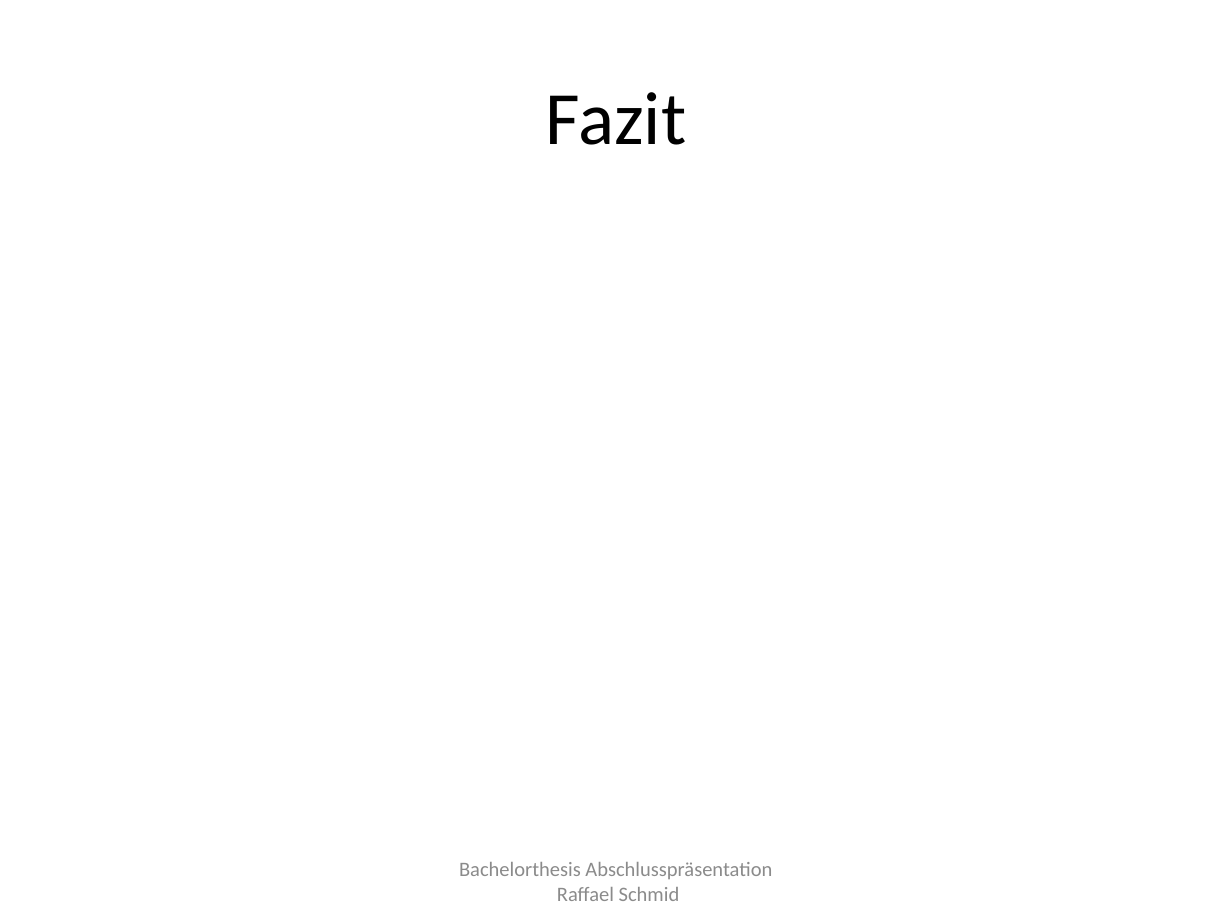
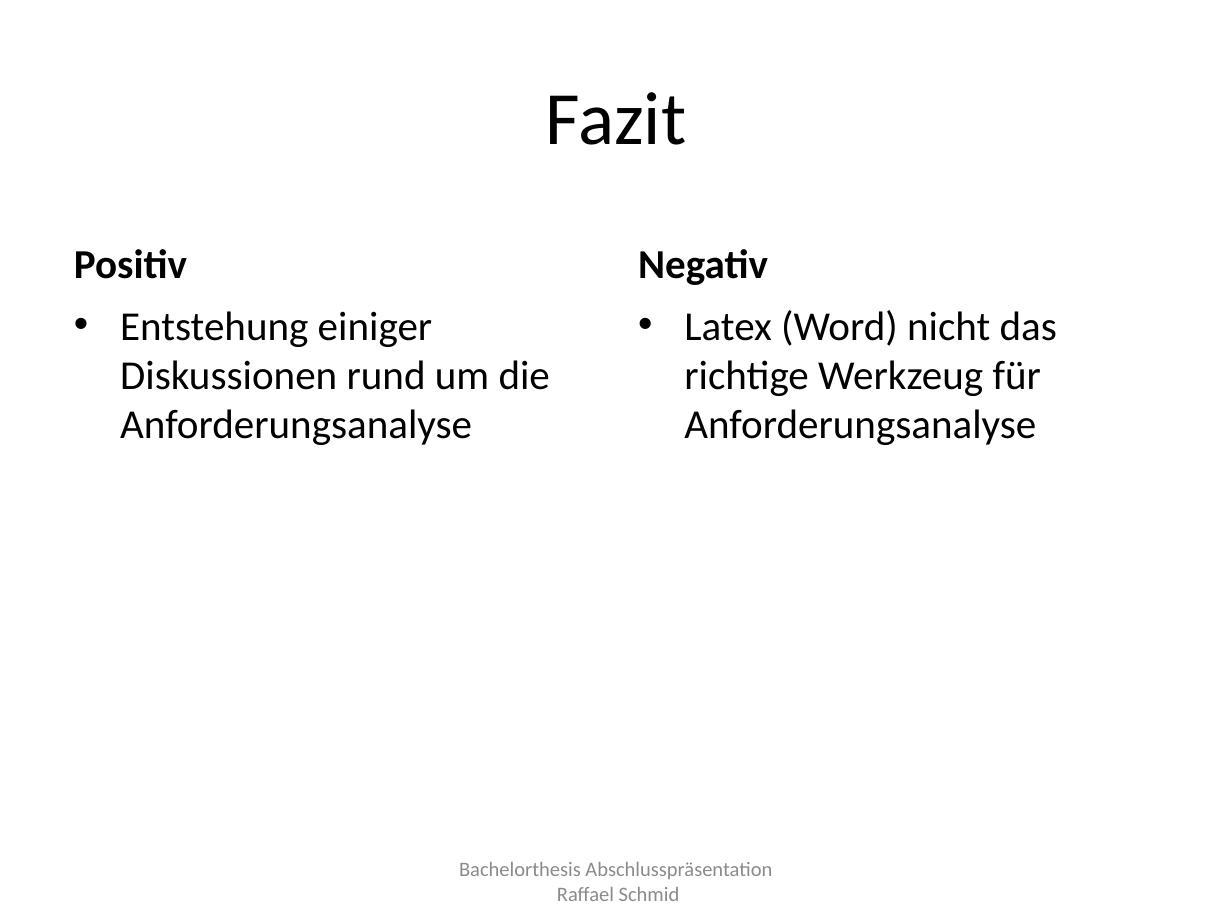
Before and after one commit to raffaelschmid/bachelorthesis, a slide deck: slide 15 of Dokumentation/Abschlusspraesentation/rschmid_bachelorthesis_abschlusspraesentation.pptx. Drawn at 1232x924 pixels with LibreOffice and Linux fonts; fonts in the diff are those of the drawing. Boxes give left, top, right and bottom in pixels: in the first picture for what was removed or moved away, otherwise in the second. Text is boxed around its words. In the diff, an @@ line names an element or a change of style, - is before the commit and + after.

```diff
--- a/Dokumentation/Abschlusspraesentation/rschmid_bachelorthesis_abschlusspraesentation.pptx
+++ b/Dokumentation/Abschlusspraesentation/rschmid_bachelorthesis_abschlusspraesentation.pptx
@@ text added at [74,249,187,279], 24 pt, text #000000, bold @@
+Positiv
@@ text added at [638,249,768,285], 24 pt, text #000000, bold @@
+Negativ
@@ text added at [120,311,550,445], 24 pt, text #000000 @@
+• Entstehung einiger Diskussionen rund um die Anforderungsanalyse
@@ text added at [684,310,1057,445], 24 pt, text #000000 @@
+• Latex (Word) nicht das richtige Werkzeug für Anforderungsanalyse
```
Also in this commit, not shown: 5 other slides changed, 6 other files.
